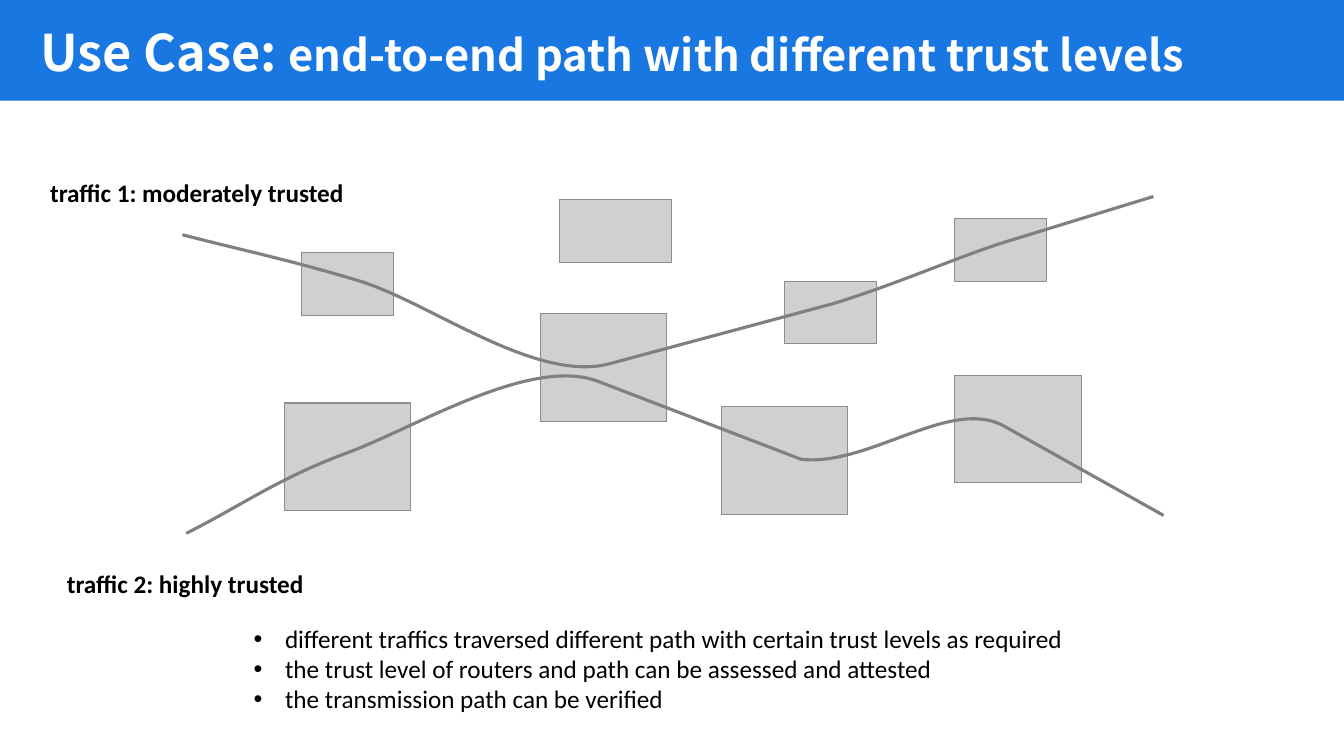
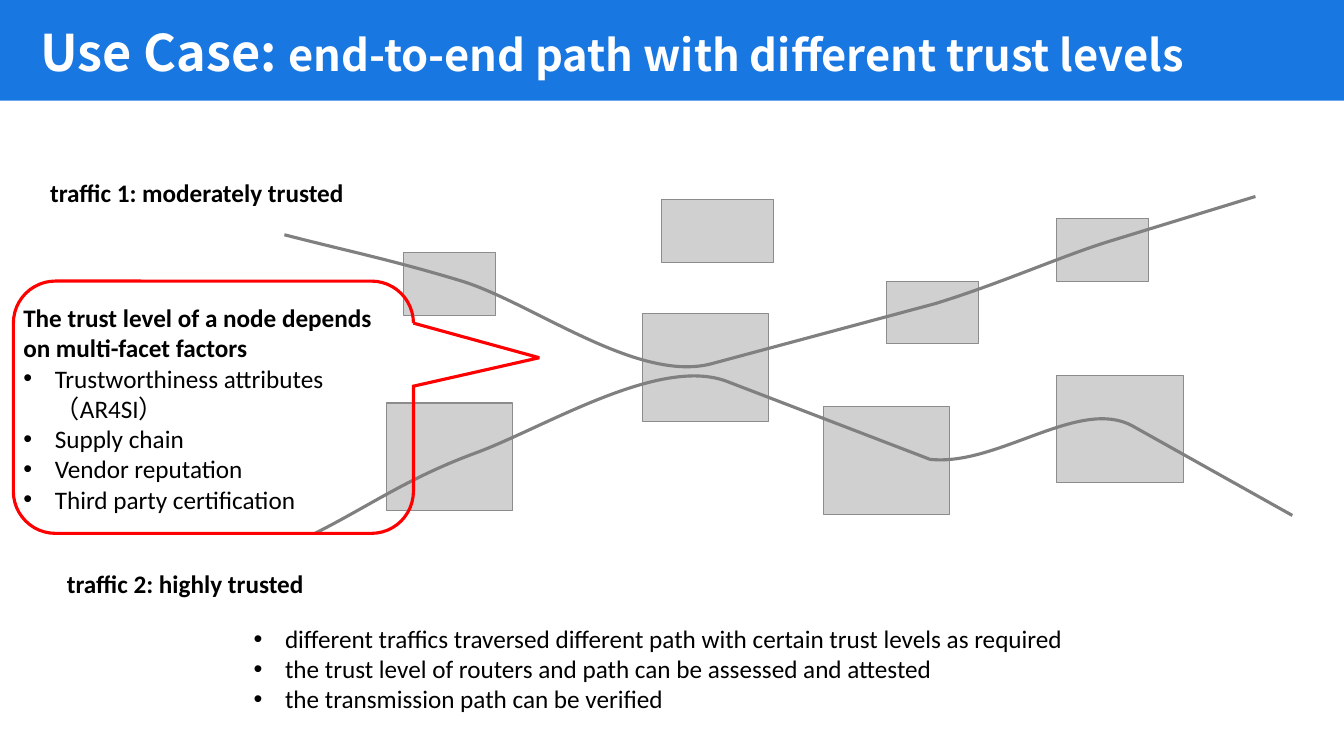
Before and after one commit to liuchunchi/nasr_side_meeting, a slide deck: slide 6 of [PC Lab] trust enhanced path routing.pptx. Drawn at 1344x756 pixels with LibreOffice and Linux fonts; fonts in the diff are those of the drawing; grey boxes stand for pictures; background and template pictures are left out. Boxes give left, top, right and bottom in pixels: in the first picture for what was removed or moved away, otherwise in the second. Text is boxed around its words. In the diff, an @@ line names an element or a change of style, - is before the commit and + after.

```diff
--- a/[PC Lab] trust enhanced path routing.pptx
+++ b/[PC Lab] trust enhanced path routing.pptx
@@ 6 pictures, 1 freeform shape: place and size @@
-6 pictures, 1 freeform shape at box(182, 197, 1153, 511)
+6 pictures, 1 freeform shape at box(284, 197, 1255, 511)
@@ picture: place and size @@
-picture at box(301, 253, 393, 316)
+picture at box(404, 253, 496, 316)
@@ rounded speech box added at box(13, 281, 413, 533), outline #FF0000 2.25 pt @@
@@ text added at box(23, 309, 371, 513), 18 pt, text #000000 @@
+The trust level of a node depends on multi-facet factors
+• Trustworthiness attributes（AR4SI）
+• Supply chain
+• Vendor reputation
+• Third party certification
@@ freeform shape: place and size @@
-freeform shape at box(187, 376, 1165, 533)
+freeform shape at box(316, 376, 1294, 533)
@@ picture: place and size @@
-picture at box(721, 407, 847, 515)
+picture at box(824, 407, 950, 515)
```
Also in this commit, not shown: 5 other slides changed.
